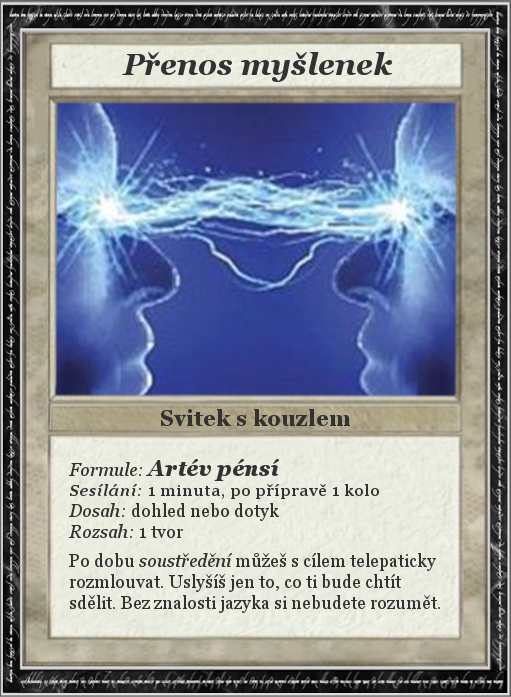
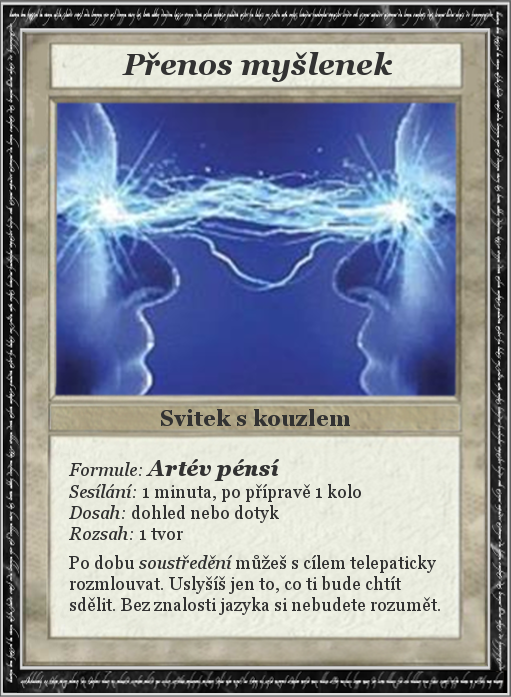
The second w=511, h=697 image is a revision of the first. Changes to its layers:
painted on "Formule: Artév pénsí ..." over [68, 484, 440, 615]
